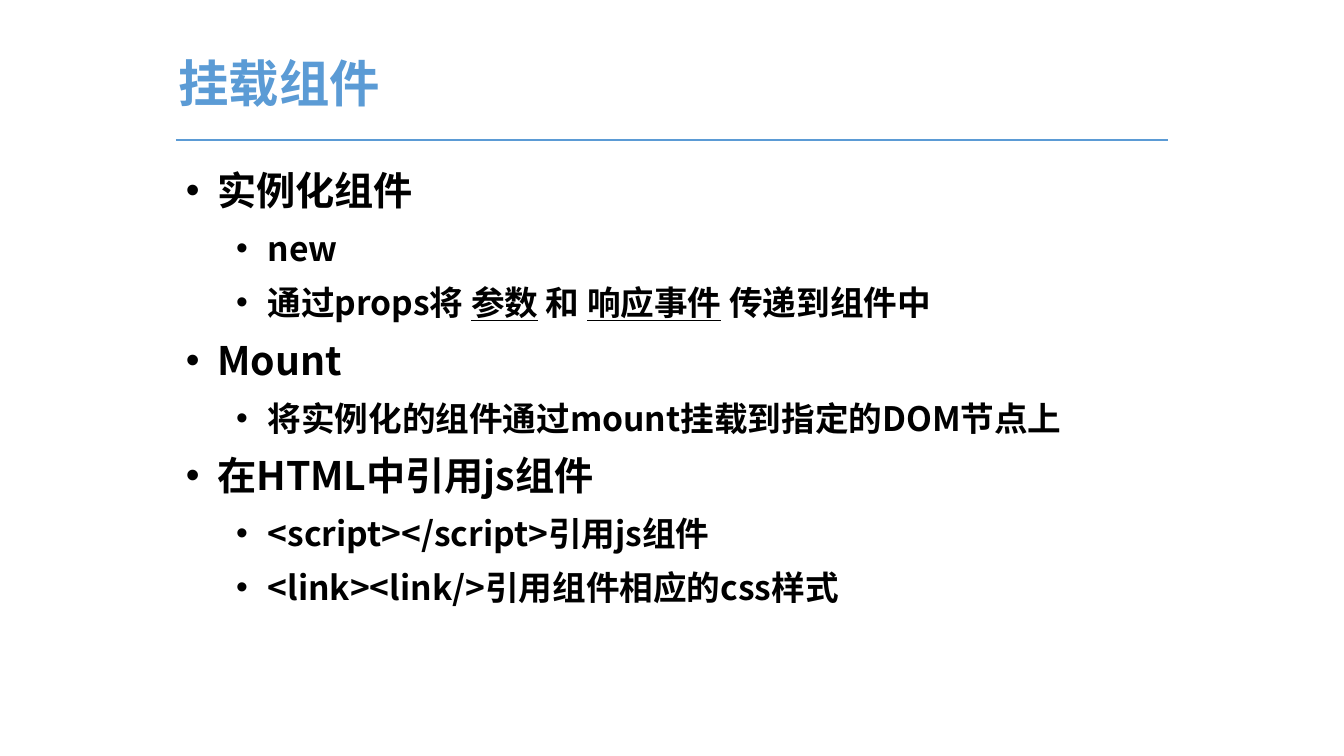
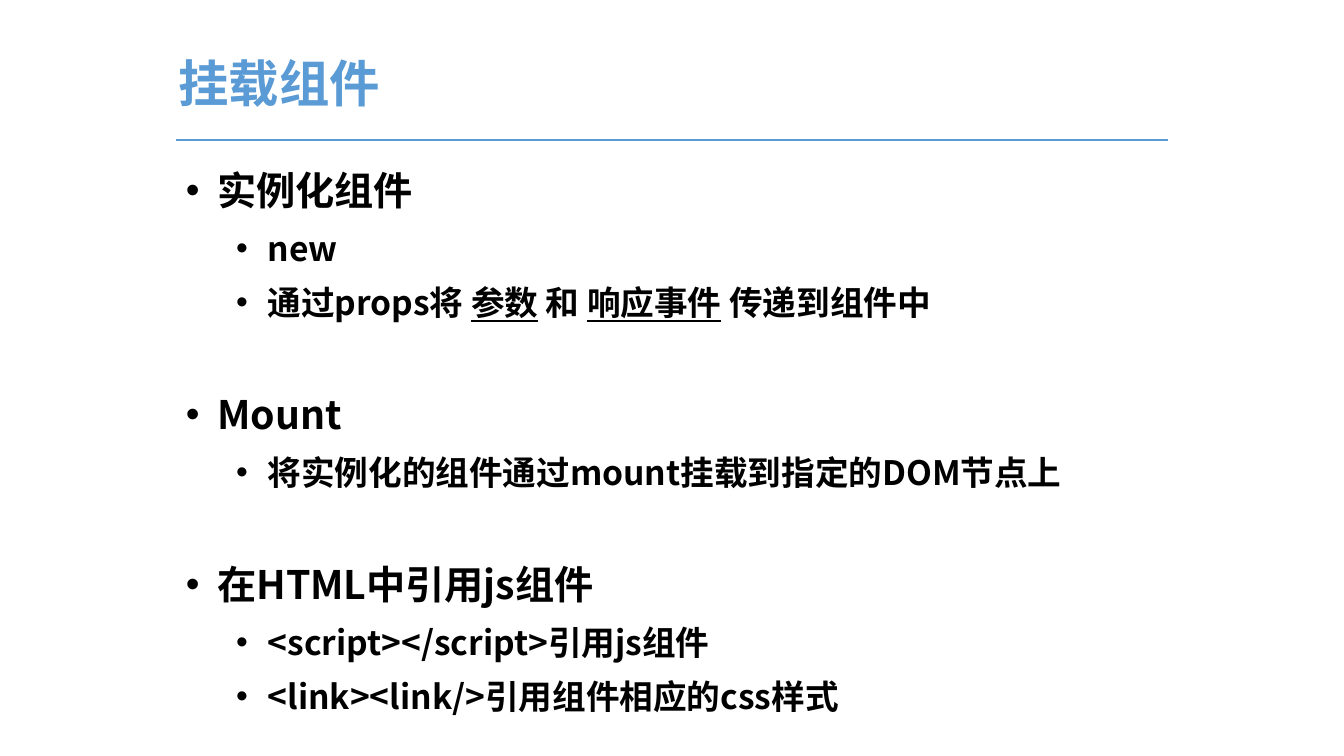
Before and after one commit to GStarP/CinemaManagementSystem, a slide deck: slide 17 of conference/大作业展示.pptx. Drawn at 1344x756 pixels with LibreOffice and Linux fonts; fonts in the diff are those of the drawing. Boxes give left, top, right and bottom in pixels: in the first picture for what was removed or moved away, otherwise in the second. Text is boxed around its words. In the diff, an @@ line names an element or a change of style, - is before the commit and + after.

```diff
--- a/conference/大作业展示.pptx
+++ b/conference/大作业展示.pptx
@@ text "实例化组件" rewrapped from (217, 171, 1062, 606) to (217, 171, 1062, 715) @@
```
Also in this commit, not shown: 2 other slides changed, 1 slide added, 2 other files.
